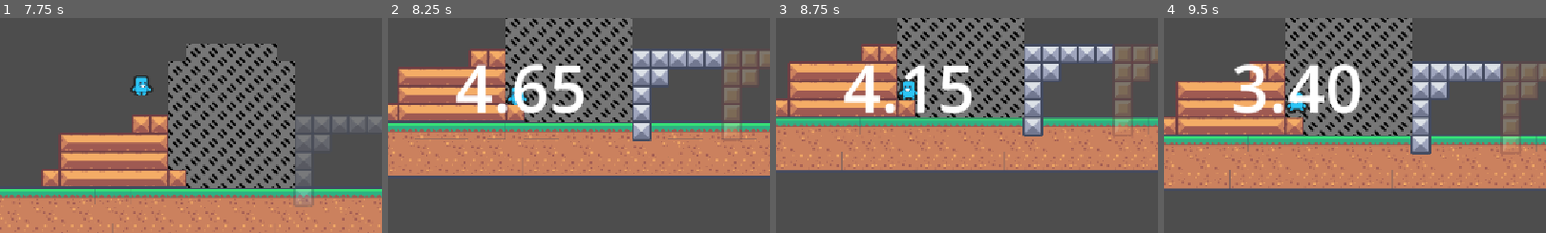
Above: before the commit, frames 1-4 (left to right).
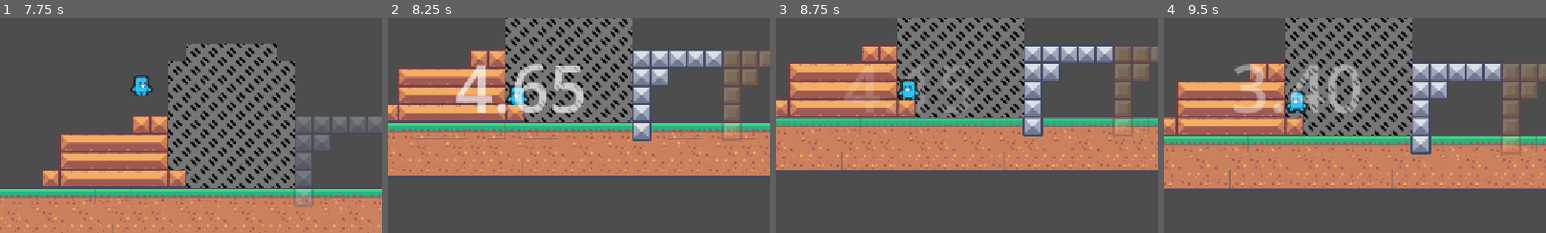
Above: after the commit, the same moments.

Repository: bridgerbird/GMTK2026-Game-Jam
Game: Godot game, scene res://scenes/level_tutorial.tscn
Two runs of this game, one before a commit and one after it. Both use one fixed random seed, a clock stepped at 60 frames per second and the inputs below. The project has no main scene, so this scene is started directly.
Inputs:
- Up to frame 1 (7.75 s): hold Shift (run) 0.53-1.28 s; hold D (move_right) 0.53-2.03 s; tap Space (jump) at 0.77, 1.52, 3.02, 3.77, 4.52, 6.02, 6.77, 7.52 s; tap Q (toggle_phases) at 1.35, 3.6, 5.85 s; hold A (move_left) 2.03-4.28 s; tap W (twist) at 2.1, 4.35, 6.6 s; tap Shift (run) at 2.85, 7.35 s; hold D (move_right) from 4.28 s (still down); hold Shift (run) 5.03-5.78 s
- Up to frame 2 (8.25 s): release D (move_right) at 8.03 s; hold A (move_left) from 8.03 s (still down); tap Q (toggle_phases) at 8.1 s
- Up to frame 3 (8.75 s): keep holding A (move_left)
- Up to frame 4 (9.5 s): keep holding A (move_left); tap W (twist) at 8.85 s; tap Space (jump) at 9.02 s
The pictures show only the part of the screen within x 33-83%, y 34-84%; the shares and areas given below are measured in that part.

Frame 1 is identical in both runs. In frame 2, 2.8% of the frame differs, in the area x 17-52%, y 21-45%; in frame 3, 2.7%; in frame 4, 3.1%, in the area x 18-52%, y 21-45%.

Commit message:
Timer now toggles phase shift

Diff:
--- a/scenes/level_tutorial.tscn
+++ b/scenes/level_tutorial.tscn
@@ -67,3 +67,5 @@
 [node name="Player" parent="." unique_id=1322426992 instance=ExtResource("1_sigjl")]
 
 [node name="CanvasLayer_DebugPanel" parent="." unique_id=633481829 instance=ExtResource("3_oycks")]
+
+[connection signal="timeout" from="TilePhaseTimer" to="." method="_on_tile_phase_timer_timeout"]
--- a/scripts/PhaseToggleManager.gd
+++ b/scripts/PhaseToggleManager.gd
@@ -75,8 +75,10 @@
 	if player_in_timer_zone and not was_in_timer_zone:
 		tile_timer.start()
 	if not player_in_timer_zone and was_in_timer_zone:
+		# Timer fade out effect
 		var tween = create_tween()
 		tween.tween_property(tile_time_label, "modulate:a", 0.0, 0.3)  # fade in over 0.3s
+		# Stop the timer
 		tile_timer.stop()
 	was_in_timer_zone = player_in_timer_zone
 
@@ -84,6 +86,11 @@
 	if player_in_timer_zone:
 		tile_time_label.modulate.a = 1.0
 		tile_time_label.text = str(tile_timer.time_left).pad_decimals(2)
+
+	# Pulse Effect on Timer
+	var fractional = tile_timer.time_left - int(tile_timer.time_left)
+	# fractional becomes anything between 0.999 and 0.0
+	tile_time_label.modulate.a = fractional
 
 	# Toggle Phase shift on button press
 	if Input.is_action_just_pressed("toggle_phases"):
@@ -94,10 +101,13 @@
 		elif GameConfig.debug_phase_override:
 			toggle_tiles()
 
-	# Toggle phase shift at timer end
-	# FIXME see above
 
 
 func _on_level_finished():
 	level_completed = true
 	print("Level finished in: ", level_time, " seconds")
+
+# Triggers each time TilePhaseTimer reaches 0
+func _on_tile_phase_timer_timeout():
+	# Toggle phase shift at timer end
+	toggle_tiles()
